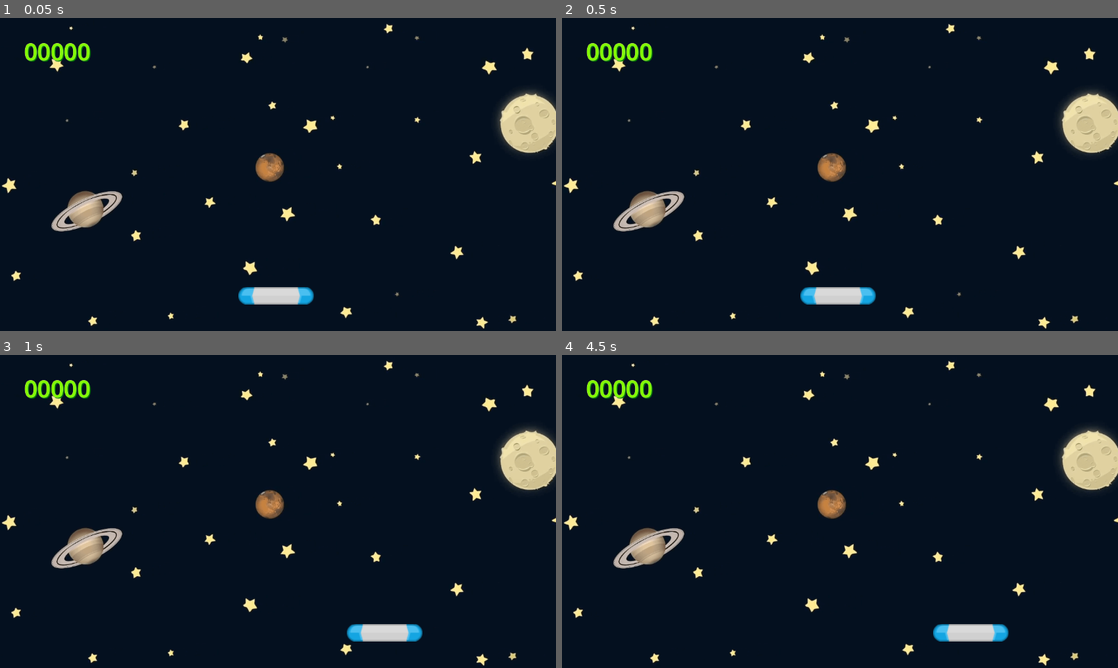
Above: before the commit, frames 1-4 (two rows, left to right).
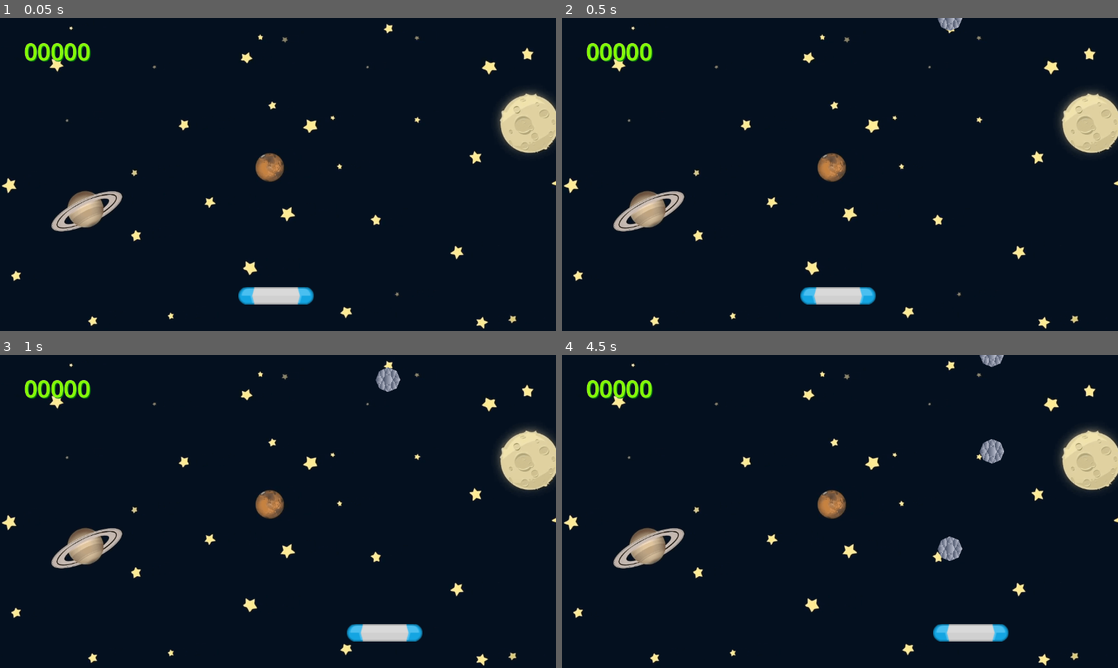
Above: after the commit, the same moments.

Repository: ZuNTeR/GemCatcher
Game: Godot game, scene res://scenes/game.tscn
Two runs of this game, one before a commit and one after it. Both use one fixed random seed, a clock stepped at 60 frames per second and the inputs below.
Inputs:
- Up to frame 1 (0.05 s): no input
- Up to frame 2 (0.5 s): no input
- Up to frame 3 (1 s): hold D (right) from 0.53 s (still down)
- Up to frame 4 (4.5 s): release D (right) at 1.28 s; hold A (left) 1.28-2.03 s; hold D (right) 2.03-3.53 s; hold A (left) from 3.53 s (still down)

Frame 1 is identical in both runs. In frame 2, 0.1% of the frame differs, in the area x 67-72%, y 0-4%; in frame 3, 0.3%; in frame 4, 0.6%, in the area x 67-80%, y 0-66%.
Error before the commit: Cannot call method 'instantiate' on a null value. (res://scenes/game.gd:21)

Commit message:
bugfix gem

Diff:
--- a/scenes/game.gd
+++ b/scenes/game.gd
@@ -6,7 +6,7 @@
 @onready var audio_gema_capturada: AudioStreamPlayer2D = $AudioGemaCapturada
 @onready var audio_gema_perdida: AudioStreamPlayer2D = $AudioGemaPerdida
 
-signal on_gem_touch_under_bound
+#signal on_gem_touch_under_bound
 
 var _score: int = 0
 # Called when the node enters the scene tree for the first time.
@@ -14,8 +14,8 @@
 	spawn_gem()
 
 # Called every frame. 'delta' is the elapsed time since the previous frame.
-func _process(delta: float) -> void:
-	pass
+#func _process(delta: float) -> void:
+#	pass
 
 func spawn_gem() -> void:
 	var new_gem = gem_scene.instantiate()
@@ -43,3 +43,5 @@
 	label.text = "%05d" % _score
 	audio_gema_capturada.play()
 	area.queue_free()
+
+	#func _p
--- a/scenes/game.tscn
+++ b/scenes/game.tscn
@@ -3,12 +3,10 @@
 [ext_resource type="Texture2D" uid="uid://dyajdw8m66tns" path="res://assets/GameBg.png" id="1_acjer"]
 [ext_resource type="Script" path="res://scenes/game.gd" id="1_i4ovq"]
 [ext_resource type="PackedScene" uid="uid://bo7gdx7jhwnc8" path="res://scenes/paddle.tscn" id="2_8u26l"]
+[ext_resource type="PackedScene" uid="uid://dx8cp8och1xiu" path="res://scenes/gem.tscn" id="2_l515u"]
 [ext_resource type="AudioStream" uid="uid://bmxwwkun1ptys" path="res://assets/bgm_action_5.mp3" id="5_gne7s"]
 [ext_resource type="AudioStream" uid="uid://ba8lxmocedmvx" path="res://assets/spell1_0.wav" id="6_71w4g"]
 [ext_resource type="AudioStream" uid="uid://bdkydogjxp6m7" path="res://assets/explode.wav" id="7_3yv10"]
-
-[sub_resource type="Resource" id="Resource_xgfej"]
-metadata/__load_path__ = "res://scenes/gem.tscn"
 
 [sub_resource type="WorldBoundaryShape2D" id="WorldBoundaryShape2D_lggsj"]
 normal = Vector2(0, 1)
@@ -23,7 +21,7 @@
 
 [node name="Game" type="Node2D"]
 script = ExtResource("1_i4ovq")
-gem_scene = SubResource("Resource_xgfej")
+gem_scene = ExtResource("2_l515u")
 
 [node name="Background" type="Sprite2D" parent="."]
 position = Vector2(596, 315)
--- a/scenes/gem.gd
+++ b/scenes/gem.gd
@@ -13,21 +13,6 @@
 	position.y += speed * delta
 
 
-
-
-
-
-
-
-
-
-
-
-
-
-
-
-
 	if position.y > get_viewport_rect().size.y + 25.0:
 		on_gem_off_screen.emit()
 		set_process(false)
--- a/scenes/gem.tscn
+++ b/scenes/gem.tscn
@@ -3,7 +3,7 @@
 [ext_resource type="Script" path="res://scenes/gem.gd" id="1_8ir0a"]
 [ext_resource type="Texture2D" uid="uid://gjv2pu8icltp" path="res://assets/gemas_Sprite de gema original.png" id="2_rksw8"]
 
-[node name="gema original" type="Area2D"]
+[node name="Gem" type="Area2D"]
 position = Vector2(45, 35)
 script = ExtResource("1_8ir0a")
 
